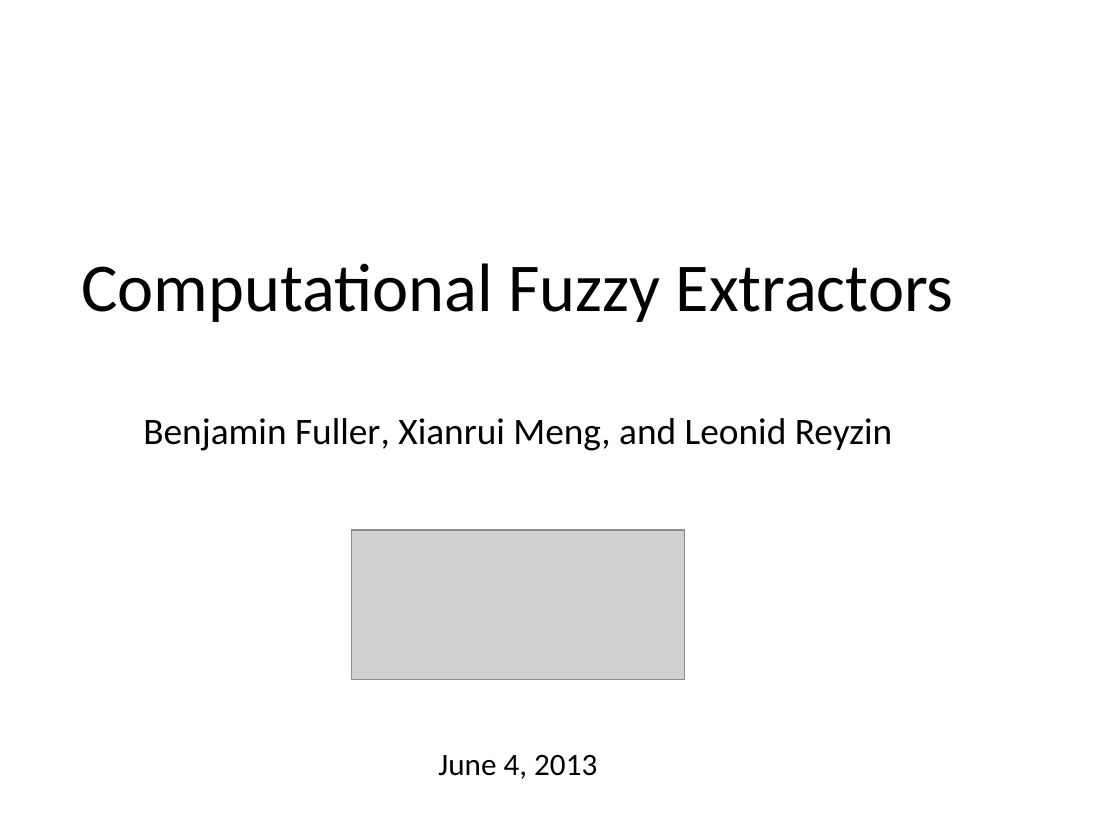
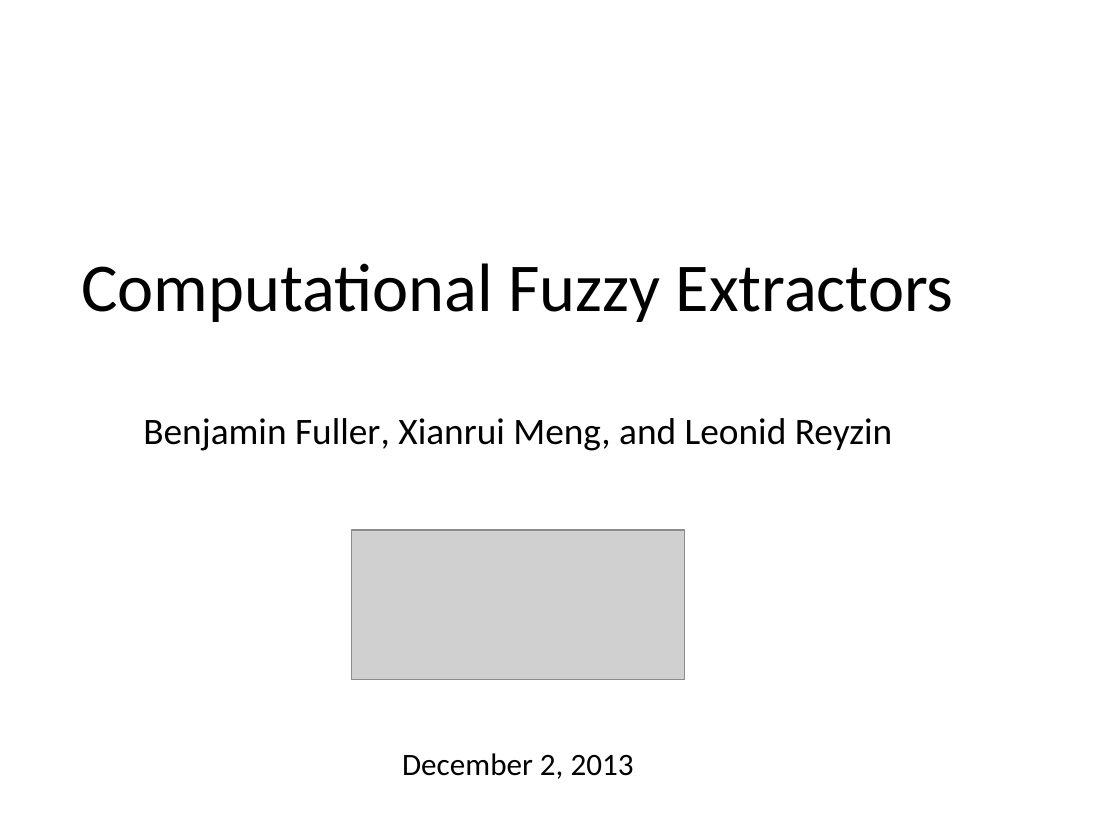
Before and after one commit to xianruimeng/comp-fuzzy-ext, a slide deck: slide 1 of ComputationalFuzzyExtractors-Asiacrypt.pptx. Drawn at 1120x840 pixels with LibreOffice and Linux fonts; fonts in the diff are those of the drawing; grey boxes stand for pictures. Boxes give left, top, right and bottom in pixels: in the first picture for what was removed or moved away, otherwise in the second. Text is boxed around its words. In the diff, an @@ line names an element or a change of style, - is before the commit and + after.

```diff
--- a/ComputationalFuzzyExtractors-Asiacrypt.pptx
+++ b/ComputationalFuzzyExtractors-Asiacrypt.pptx
@@ text at (402, 753, 634, 779): text changed @@
-June 4, 2013
+December 2, 2013
```
Also in this commit, not shown: 10 other slides changed.
